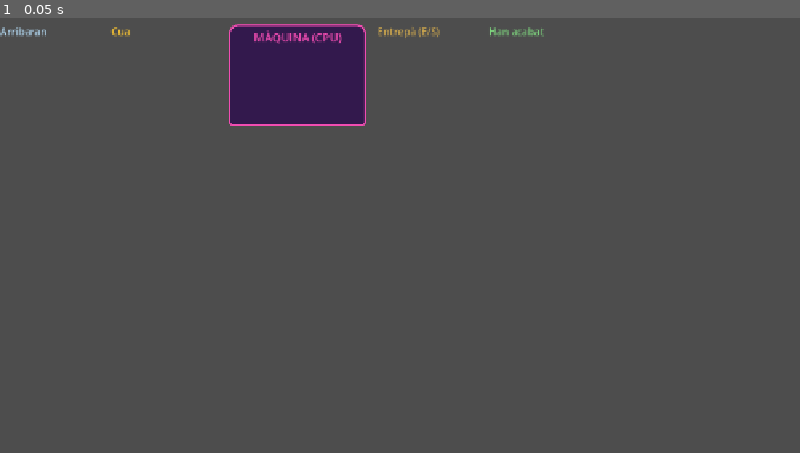
Above: before the commit, frame 1.
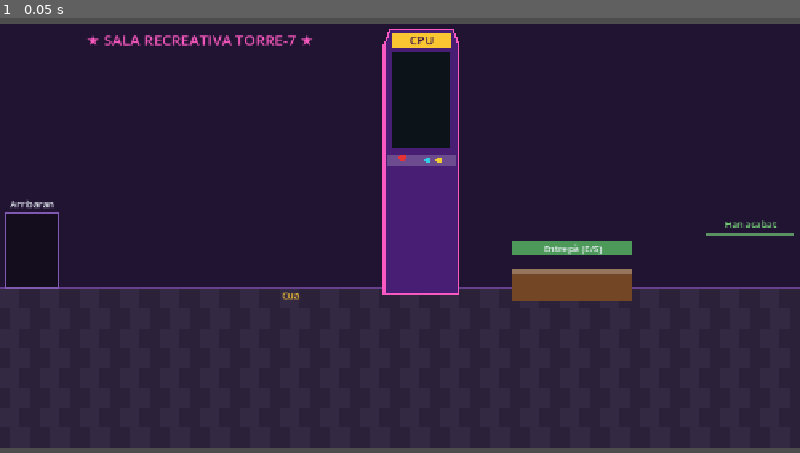
Above: after the commit, the same moment.

Repository: canalenguillem/som-mini-kit
Game: Godot game, scene res://scenes/missions/m4_scheduler/arcade_room.tscn
Same seed, same stepped clock (60 frames per second), same inputs: the game is played once before the commit and once after it. This scene is started directly instead of the project's main scene. Sound files missing from this copy of the repository are replaced by a short silence.
Inputs:
- Up to frame 1 (0.05 s): no input

The runs differ from the first frame. In frame 1, 97% of the frame differs, in the area x 0-100%, y 1-99%.

Commit message:
Sala recreativa con aspecto de salón
Personajes de Kenney (Toon Characters, CC0) que caminan entre la puerta, la cola,
la máquina, la barra de bocadillos (E/S) y la salida. La recreativa, el salón y la
barra se dibujan por código; la pantalla de la máquina muestra el ciclo, la
partida del quantum o «¿Quién juega?». Idea de Guillem.

Co-Authored-By: Claude Opus 5.5 <noreply@anthropic.com>

Diff:
--- a/data/texts/ui.csv
+++ b/data/texts/ui.csv
@@ -184,3 +184,6 @@
 ARCADE_HINT_RR,"En Round Robin entra el primer de la cua. Qui esgota les seves partides va al final, darrere dels que a …(261 unchanged characters)…
 ARCADE_HINT_SJF,Compta les fitxes: entra el que en té menys. I el que juga no s'interromp.,Cuenta las fichas: entra el que tiene menos. Y el que está jugando no se interrumpe.,Count the tokens: the one with the fewest goes in. And whoever is playing isn't interrupted.
 ARCADE_HINT_SRT,"Compara fitxes: si el que arriba en té estrictament menys que les que li queden al que juga, li pren l …(314 unchanged characters)…
+ARCADE_SIGN,★ SALA RECREATIVA TORRE-7 ★,★ SALA RECREATIVA TORRE-7 ★,★ TORRE-7 ARCADE ★
+ARCADE_WHO,Qui juga?,¿Quién juega?,Who plays?
+ARCADE_FREE,Lliure,Libre,Free
--- /dev/null
+++ b/scenes/missions/m4_scheduler/arcade_hall.gd
@@ -0,0 +1,192 @@
+class_name ArcadeHall
+extends Control
+## El salón recreativo dibujado: pared con letrero de neón, suelo de baldosas, puerta (llegan),
+## cola delante de la máquina, la recreativa (la CPU), la barra de bocadillos (E/S) y la salida.
+## ArcadeRoom le pasa el estado de cada ciclo con show_state(); los jugadores caminan solos.
+
+signal player_pressed(index: int)
+
+const CHARACTERS: Array[String] = ["femalePerson", "malePerson", "femaleAdventurer", "maleAdventurer", "robot"]
+const QUEUE_SPACING: float = 74.0
+
+@export var color_wall: Color = Color(0.13, 0.08, 0.2)
+@export var color_floor_a: Color = Color(0.2, 0.16, 0.26)
+@export var color_floor_b: Color = Color(0.17, 0.13, 0.22)
+@export var color_neon: Color = Color(0.98, 0.35, 0.75)
+@export var color_cabinet: Color = Color(0.28, 0.12, 0.45)
+@export var color_screen_off: Color = Color(0.05, 0.08, 0.1)
+@export var color_screen_on: Color = Color(0.1, 0.35, 0.45)
+@export var color_counter: Color = Color(0.45, 0.28, 0.15)
+@export var color_text: Color = Color(0.92, 0.94, 0.97)
+@export var color_label: Color = Color(0.95, 0.75, 0.2)
+
+var players: Array[ArcadePlayer] = []
+var screen_lines: PackedStringArray = []  ## lo que sale en la pantalla de la máquina
+var machine_busy: bool = false
+var _time: float = 0.0
+
+
+func _ready() -> void:
+	custom_minimum_size = Vector2(0, 230)
+	clip_contents = true
+
+
+## Crea un jugador por nombre (Ana, Biel…).
+func setup(labels: PackedStringArray) -> void:
+	for p: ArcadePlayer in players:
+		p.queue_free()
+	players.clear()
+	for i: int in labels.size():
+		var p := ArcadePlayer.new()
+		p.character = CHARACTERS[i % CHARACTERS.size()]
+		p.label = labels[i]
+		p.pressed.connect(func() -> void: player_pressed.emit(i))
+		add_child(p)
+		players.append(p)
+
+
+## state[i] = {zone: "entrance"|"queue"|"machine"|"snack"|"done", slot: int, tokens, patience, tappable}
+func show_state(state: Array, instant: bool = false) -> void:
+	var slots: Dictionary = {}
+	for i: int in mini(state.size(), players.size()):
+		var s: Dictionary = state[i]
+		var p: ArcadePlayer = players[i]
+		var zone: String = str(s.get("zone", "entrance"))
+		var slot: int = int(s.get("slot", 0))
+		p.tokens = int(s.get("tokens", 0))
+		p.patience = float(s.get("patience", 1.0))
+		p.tappable = bool(s.get("tappable", false))
+		p.show_patience = zone == "queue" or zone == "machine" or zone == "snack"
+		p.dimmed = zone == "entrance"
+		p.pose = _pose_for(zone, p.patience)
+		p.walk_to(spot(zone, slot) - Vector2(p.size.x / 2.0, p.size.y), instant)
+		slots[zone] = int(slots.get(zone, 0)) + 1
+	queue_redraw()
+
+
+func _pose_for(zone: String, patience: float) -> String:
+	match zone:
+		"machine":
+			return "back"
+		"snack":
+			return "hold"
+		"done":
+			return "cheer0"
+		"queue":
+			return "think" if patience < 0.35 else "side"
+	return "idle"
+
+
+# --- Geometría del salón (todo relativo al tamaño) ---
+
+func floor_y() -> float:
+	return size.y * 0.62
+
+
+func machine_rect() -> Rect2:
+	var w: float = 120.0
+	var h: float = floor_y() + 10.0 - 8.0  # del techo (con margen) al suelo
+	return Rect2(size.x * 0.48, 8.0, w, h)
+
+
+func counter_rect() -> Rect2:
+	return Rect2(size.x * 0.64, floor_y() - 30.0, size.x * 0.15, 52.0)
+
+
+## Punto de los pies del jugador en una zona.
+func spot(zone: String, slot: int) -> Vector2:
+	var feet_y: float = size.y - 6.0
+	match zone:
+		"entrance":
+			return Vector2(34.0 + slot * 40.0, feet_y - 6.0)
+		"queue":
+			return Vector2(machine_rect().position.x - 40.0 - slot * QUEUE_SPACING, feet_y)
+		"machine":
+			return Vector2(machine_rect().get_center().x, feet_y)
+		"snack":
+			return Vector2(counter_rect().position.x + 40.0 + slot * 56.0, feet_y)
+		"done":
+			return Vector2(size.x - 40.0 - slot * 46.0, feet_y)
+	return Vector2(size.x / 2.0, feet_y)
+
+
+func _process(delta: float) -> void:
+	_time += delta
+	if machine_busy:
+		queue_redraw()
+
+
+func _draw() -> void:
+	var font: Font = get_theme_default_font()
+	var fy: float = floor_y()
+	# Pared y suelo
+	draw_rect(Rect2(0, 0, size.x, fy), color_wall)
+	var tile: float = 32.0
+	var row: int = 0
+	var y: float = fy
+	while y < size.y:
+		var x: float = -tile * (row % 2) / 2.0
+		var col: int = 0
+		while x < size.x:
+			draw_rect(Rect2(x, y, tile, tile), color_floor_a if (col + row) % 2 == 0 else color_floor_b)
+			x += tile
+			col += 1
+		y += tile
+		row += 1
+	draw_line(Vector2(0, fy), Vector2(size.x, fy), Color(0.4, 0.25, 0.55), 3.0)
+	# Letrero de neón
+	_text(font, tr("ARCADE_SIGN"), Vector2(size.x * 0.25, 34.0), 24, color_neon)
+	# Puerta (llegan)
+	var door := Rect2(8.0, fy - 120.0, 86.0, 120.0)
+	draw_rect(door, Color(0.08, 0.05, 0.12))
+	draw_rect(door, Color(0.5, 0.35, 0.7), false, 3.0)
+	_text(font, tr("ARCADE_ENTRANCE"), Vector2(door.get_center().x, door.position.y - 8.0), 15, color_text)
+	# Cola: marcas en el suelo
+	_text(font, tr("GRID_QUEUE"), Vector2(machine_rect().position.x - 150.0, fy + 18.0), 15, color_label)
+	# Máquina recreativa
+	_draw_machine(font)
+	# Barra de bocadillos (E/S)
+	var counter: Rect2 = counter_rect()
+	draw_rect(Rect2(counter.position.x, fy - 74.0, counter.size.x, 22.0), Color(0.3, 0.6, 0.35))
+	_text(font, tr("ARCADE_SNACK"), Vector2(counter.get_center().x, fy - 57.0), 15, color_text)
+	draw_rect(counter, color_counter)
+	draw_rect(Rect2(counter.position, Vector2(counter.size.x, 8.0)), color_counter.lightened(0.25))
+	# Salida (han acabado)
+	_text(font, tr("ARCADE_DONE"), Vector2(size.x - 80.0, fy - 96.0), 15, Color(0.5, 0.9, 0.5))
+	draw_rect(Rect2(size.x - 150.0, fy - 88.0, 140.0, 4.0), Color(0.5, 0.9, 0.5, 0.6))
+
+
+func _draw_machine(font: Font) -> void:
+	var m: Rect2 = machine_rect()
+	# Mueble con la parte de arriba inclinada
+	var body: PackedVector2Array = [
+		m.position + Vector2(10, 0), m.position + Vector2(m.size.x - 10, 0),
+		m.position + Vector2(m.size.x, 26), m.end, Vector2(m.position.x, m.end.y), m.position + Vector2(0, 26)]
+	draw_colored_polygon(body, color_cabinet)
+	draw_polyline(body + PackedVector2Array([body[0]]), color_neon, 3.0)
+	# Rótulo «CPU»
+	var marquee := Rect2(m.position.x + 12, m.position.y + 6, m.size.x - 24, 24)
+	draw_rect(marquee, Color(0.98, 0.78, 0.2))
+	_text(font, "CPU", marquee.get_center() + Vector2(0, 7), 20, Color(0.2, 0.05, 0.3))
+	# Pantalla
+	var screen := Rect2(m.position.x + 14, m.position.y + 38, m.size.x - 28, m.size.y * 0.36)
+	draw_rect(screen, color_screen_on if machine_busy else color_screen_off)
+	if machine_busy:
+		# Un «juego» de bloques que se mueven
+		for k: int in 5:
+			var bx: float = screen.position.x + fmod(_time * (30.0 + k * 11.0) + k * 17.0, screen.size.x - 8.0)
+			var by: float = screen.position.y + 6.0 + k * (screen.size.y - 12.0) / 5.0
+			draw_rect(Rect2(bx, by, 8, 6), Color.from_hsv(fmod(k * 0.21 + _time * 0.1, 1.0), 0.6, 1.0))
+	for k: int in screen_lines.size():
+		_text(font, screen_lines[k], Vector2(screen.get_center().x, screen.position.y + 18.0 + k * 18.0), 14, color_text)
+	# Mandos
+	var panel_y: float = screen.end.y + 10.0
+	draw_rect(Rect2(m.position.x + 6, panel_y, m.size.x - 12, 18), color_cabinet.lightened(0.2))
+	draw_circle(Vector2(m.position.x + 30, panel_y + 5), 6.0, Color(0.9, 0.2, 0.2))
+	draw_circle(Vector2(m.position.x + 70, panel_y + 9), 5.0, Color(0.2, 0.8, 0.9))
+	draw_circle(Vector2(m.position.x + 88, panel_y + 9), 5.0, Color(0.95, 0.8, 0.2))
+
+
+func _text(font: Font, text: String, center: Vector2, fs: int, color: Color) -> void:
+	var w: float = font.get_string_size(text, HORIZONTAL_ALIGNMENT_LEFT, -1, fs).x
+	draw_string(font, Vector2(center.x - w / 2.0, center.y), text, HORIZONTAL_ALIGNMENT_LEFT, -1, fs, color)
--- /dev/null
+++ b/scenes/missions/m4_scheduler/arcade_player.gd
@@ -0,0 +1,121 @@
+class_name ArcadePlayer
+extends Control
+## Un jugador del salón: personaje de Kenney (Toon Characters, CC0), fichas sobre la cabeza,
+## barra de paciencia y nombre. Camina entre zonas con tween; si se puede elegir, brilla y se toca.
+
+signal pressed
+
+const POSE_PATH: String = "res://assets/kenney_toon_characters/%s/%s.png"
+const WALK_FRAMES: int = 8
+
+@export var sprite_scale: float = 0.72
+@export var walk_speed: float = 420.0  ## píxeles por segundo
+@export var color_token: Color = Color(0.98, 0.78, 0.2)
+@export var color_glow: Color = Color(0.98, 0.78, 0.2, 0.55)
+
+var character: String = "femalePerson"
+var label: String = ""
+var tokens: int = 0
+var patience: float = 1.0
+var show_patience: bool = true
+var tappable: bool = false:
+	set(value):
+		tappable = value
+		mouse_filter = Control.MOUSE_FILTER_STOP if value else Control.MOUSE_FILTER_IGNORE
+		mouse_default_cursor_shape = Control.CURSOR_POINTING_HAND if value else Control.CURSOR_ARROW
+		queue_redraw()
+var pose: String = "idle"
+var dimmed: bool = false
+
+var _walking: bool = false
+var _walk_time: float = 0.0
+var _tween: Tween
+var _textures: Dictionary = {}
+
+
+func _init() -> void:
+	size = Vector2(84, 150)
+	custom_minimum_size = size
+	mouse_filter = Control.MOUSE_FILTER_IGNORE
+
+
+func _texture(name: String) -> Texture2D:
+	var key: String = character + "/" + name
+	if not _textures.has(key):
+		var path: String = POSE_PATH % [character, name]
+		_textures[key] = load(path) if ResourceLoader.exists(path) else null
+	return _textures[key]
+
+
+## Lleva al jugador a `target` (esquina superior izquierda). Sin animar si `instant`.
+func walk_to(target: Vector2, instant: bool = false) -> void:
+	if _tween != null:
+		_tween.kill()
+	if instant or not is_inside_tree() or position.distance_to(target) < 2.0:
+		position = target
+		_walking = false
+		queue_redraw()
+		return
+	_walking = true
+	var duration: float = clampf(position.distance_to(target) / walk_speed, 0.15, 0.9)
+	_tween = create_tween()
+	_tween.tween_property(self, "position", target, duration).set_trans(Tween.TRANS_SINE)
+	_tween.finished.connect(func() -> void:
+		_walking = false
+		queue_redraw())
+
+
+func _process(delta: float) -> void:
+	if _walking or tappable:
+		_walk_time += delta
+		queue_redraw()
+
+
+func _gui_input(event: InputEvent) -> void:
+	if tappable and event is InputEventMouseButton:
+		var mb := event as InputEventMouseButton
+		if mb.button_index == MOUSE_BUTTON_LEFT and mb.pressed:
+			pressed.emit()
+			accept_event()
+
+
+func _draw() -> void:
+	var font: Font = get_theme_default_font()
+	var tex: Texture2D = _texture("walk%d" % (int(_walk_time * 12.0) % WALK_FRAMES) if _walking else pose)
+	var feet := Vector2(size.x / 2.0, size.y - 16.0)
+	if tappable:
+		var pulse: float = 0.75 + 0.25 * sin(_walk_time * 6.0)
+		_ellipse(feet, Vector2(36, 9) * pulse + Vector2(4, 1), color_glow)
+	else:
+		_ellipse(feet, Vector2(26, 6), Color(0, 0, 0, 0.3))
+	if tex != null:
+		var s: Vector2 = tex.get_size() * sprite_scale
+		var bob: float = -3.0 * absf(sin(_walk_time * 6.0)) if tappable and not _walking else 0.0
+		var rect := Rect2(feet.x - s.x / 2.0, feet.y - s.y + 4.0 + bob, s.x, s.y)
+		draw_texture_rect(tex, rect, false, Color(1, 1, 1, 0.45 if dimmed else 1.0))
+	# Fichas encima de la cabeza
+	var top: float = size.y - 16.0 - 128.0 * sprite_scale - 2.0
+	var n: int = mini(tokens, 8)
+	for k: int in n:
+		var x: float = feet.x - (n - 1) * 5.0 + k * 10.0
+		draw_circle(Vector2(x, top), 4.0, color_token)
+		draw_circle(Vector2(x, top), 4.0, Color(0.5, 0.35, 0.05), false, 1.0)
+	# Paciencia
+	if show_patience:
+		var bar := Rect2(feet.x - 22.0, top - 13.0, 44.0, 5.0)
+		draw_rect(bar, Color(0, 0, 0, 0.5))
+		var col := Color(1.0 - patience, 0.35 + 0.55 * patience, 0.3)
+		draw_rect(Rect2(bar.position, Vector2(bar.size.x * clampf(patience, 0.0, 1.0), bar.size.y)), col)
+	# Nombre
+	var fs: int = 14
+	var w: float = font.get_string_size(label, HORIZONTAL_ALIGNMENT_LEFT, -1, fs).x
+	draw_string(font, Vector2(feet.x - w / 2.0, size.y - 1.0), label, HORIZONTAL_ALIGNMENT_LEFT, -1, fs,
+			color_token if tappable else Color(0.92, 0.94, 0.97, 0.5 if dimmed else 1.0))
+
+
+func _ellipse(center: Vector2, radius: Vector2, color: Color) -> void:
+	var pts: PackedVector2Array = []
+	for k: int in 24:
+		var a: float = TAU * k / 24.0
+		pts.append(center + Vector2(cos(a) * radius.x, sin(a) * radius.y))
+	draw_colored_polygon(pts, color)
--- a/scenes/missions/m4_scheduler/arcade_room.gd
+++ b/scenes/missions/m4_scheduler/arcade_room.gd
@@ -25,17 +25,10 @@
 var _run_id: int = 0  ## invalida los temporizadores de una fase anterior
 var _inputs: Array[Dictionary] = []
 var _mean_wait: LineEdit
+var _first_draw: bool = true
 
 @onready var _task: Label = $Box/Task
-@onready var _stage: HBoxContainer = $Box/Stage
-@onready var _entrance: VBoxContainer = $Box/Stage/Entrance/List
-@onready var _queue: VBoxContainer = $Box/Stage/Queue/List
-@onready var _machine_slot: VBoxContainer = $Box/Stage/Machine/Box/Slot
-@onready var _clock: Label = $Box/Stage/Machine/Box/Clock
-@onready var _quantum: Label = $Box/Stage/Machine/Box/Quantum
-@onready var _snack_col: VBoxContainer = $Box/Stage/Snack
-@onready var _snack: VBoxContainer = $Box/Stage/Snack/List
-@onready var _done: VBoxContainer = $Box/Stage/Done/List
+@onready var _hall: ArcadeHall = $Box/Hall
 @onready var _grid: GanttGrid = $Box/Grid
 @onready var _table: GridContainer = $Box/Table
 
@@ -57,8 +50,13 @@
 	waiting_decision = false
 	var key: String = "GANTT_TASK_" + Scheduler.ALGORITHM_NAMES[algorithm] + ("_IO" if with_io else "")
 	_task.text = tr(key).format({"q": exercise["quantum"]})
-	_snack_col.visible = with_io
-	_quantum.visible = algorithm == Scheduler.Algorithm.RR
+	var labels: PackedStringArray = []
+	for i: int in solution.names.size():
+		labels.append(_label_of(i))
+	_hall.setup(labels)
+	if not _hall.player_pressed.is_connected(pick):
+		_hall.player_pressed.connect(pick)
+	_first_draw = true
 	var bursts: Array = []
 	var arrivals: PackedInt32Array = []
 	for p: Dictionary in exercise["processes"]:
@@ -72,7 +70,7 @@
 	_grid.editable = false
 	_grid.set_grid(solution.timeline, true)
 	_grid.revealed = 0
-	_stage.visible = true
+	_hall.visible = true
 	_table.visible = false
 	_build_table()
 	check_enabled.emit(phase == Phase.EXAMPLE)
@@ -204,7 +202,8 @@
 	waiting_decision = false
 	_grid.revealed = -1
 	_grid.queue_redraw()
-	_stage.visible = false
+	_hall.visible = false
+	_hall.machine_busy = false
 	_table.visible = true
 	if phase == Phase.EXAMPLE:
 		var ans: Dictionary = ArcadeRound.solution_answer(exercise, _decimal())
@@ -220,47 +219,60 @@
 
 # --- Dibujo del estado ---
 
-## Estado de la sala al empezar el ciclo `cycle`. Si `deciding`, la máquina se ve libre (o con el que
-## juega, en SRT) y los candidatos se pueden tocar.
+## Estado del salón al empezar el ciclo `cycle`. Si `deciding`, la máquina se ve libre (o con el que
+## juega, en SRT, mientras se decide si lo echan) y los candidatos se pueden tocar.
 func _draw_state(deciding: bool) -> void:
-	_clock.text = tr("ARCADE_CYCLE").format({"cycle": cycle})
-	for box: VBoxContainer in [_entrance, _queue, _machine_slot, _snack, _done]:
-		for child: Node in box.get_children():
-			box.remove_child(child)
-			child.queue_free()
 	var c: int = cycle
 	var runner: int = solution.timeline[c - 1] if c <= solution.cycles() else -1
 	var candidates: Array[int] = []
 	if deciding:
 		candidates = solution.candidates(c)
 	var keep_runner: bool = deciding and solution.decided[c - 1] == 2
+	var victim: int = solution.victims[c - 1] if deciding else -1
 	var queue_order: Array[int] = []
-	var victim: int = solution.victims[c - 1] if deciding else -1
 	if deciding and not keep_runner:
-		# Mientras se decide, el que entrará sigue en la cola, en su sitio (orden de llegada a la cola)
 		queue_order = _queue_before_choice(c)
 		if victim >= 0:
-			# SRT: el que jugaba sigue en la máquina mientras se decide si lo expulsa el recién llegado
 			queue_order.erase(victim)
 	else:
 		for i: int in solution.queues[c - 1]:
 			queue_order.append(i)
+	var at_machine: int = -1
+	if (not deciding or keep_runner) and runner >= 0:
+		at_machine = runner
+	if victim >= 0:
+		at_machine = victim
+	var state: Array = []
+	var counters: Dictionary = {"entrance": 0, "snack": 0, "done": 0}
 	for i: int in solution.names.size():
-		var card: Button = _card(i, c, candidates.has(i))
+		var zone: String = "queue"
+		var slot: int = queue_order.find(i)
 		if solution.arrivals[i] > c:
-			_entrance.add_child(card)
+			zone = "entrance"
 		elif solution.finishes[i] > 0 and solution.finishes[i] < c:
-			_done.add_child(card)
+			zone = "done"
 		elif solution.io_cycles[i].has(c):
-			_snack.add_child(card)
-		elif (i == runner and (not deciding or keep_runner)) or i == victim:
-			_machine_slot.add_child(card)
-	for i: int in queue_order:
-		_queue.add_child(_card(i, c, candidates.has(i)))
-	if algorithm == Scheduler.Algorithm.RR and runner >= 0 and not deciding:
-		_quantum.text = tr("ARCADE_QUANTUM").format({"used": _turn_used(c), "q": solution.quantum})
-	else:
-		_quantum.text = ""
+			zone = "snack"
+		elif i == at_machine:
+			zone = "machine"
+			slot = 0
+		if counters.has(zone):
+			slot = int(counters[zone])
+			counters[zone] = slot + 1
+		state.append({"zone": zone, "slot": maxi(slot, 0), "tokens": maxi(_tokens_left(i, c), 0),
+				"patience": clampf(1.0 - _waited(i, c) / PATIENCE_CYCLES, 0.0, 1.0),
+				"tappable": candidates.has(i)})
+	var lines: PackedStringArray = [tr("ARCADE_CYCLE").format({"cycle": c})]
+	if deciding:
+		lines.append(tr("ARCADE_WHO"))
+	elif at_machine < 0:
+		lines.append(tr("ARCADE_FREE"))
+	elif algorithm == Scheduler.Algorithm.RR:
+		lines.append(tr("ARCADE_QUANTUM").format({"used": _turn_used(c), "q": solution.quantum}))
+	_hall.screen_lines = lines
+	_hall.machine_busy = at_machine >= 0 and not deciding
+	_hall.show_state(state, _first_draw)
+	_first_draw = false
 
 
 ## Cola tal como estaba antes de elegir: el elegido estaba en ella. Se respeta el orden del libro
@@ -310,41 +322,6 @@
 
 func _label_of(i: int) -> String:
 	return "%s (%s)" % [ArcadeRound.PLAYER_NAMES[i], solution.names[i]]
-
-
-func _card(i: int, c: int, tappable: bool) -> Button:
-	var b := Button.new()
-	b.auto_translate_mode = Node.AUTO_TRANSLATE_MODE_DISABLED
-	b.custom_minimum_size = Vector2(150, 54)
-	b.add_theme_font_size_override("font_size", 16)
-	var tokens: int = maxi(_tokens_left(i, c), 0)
-	var line2: String = "●".repeat(tokens) if tokens > 0 else "✓"
-	if solution.arrivals[i] > c:
-		line2 = tr("ARCADE_ARRIVES").format({"cycle": solution.arrivals[i]})
-	b.text = "%s\n%s" % [_label_of(i), line2]
-	b.disabled = not tappable
-	b.add_theme_color_override("font_disabled_color", Color(0.92, 0.94, 0.97))
-	if tappable:
-		b.pressed.connect(pick.bind(i))
-		b.add_theme_color_override("font_color", Color(0.95, 0.75, 0.2))
-		var glow := StyleBoxFlat.new()
-		glow.bg_color = Color(0.25, 0.22, 0.12)
-		glow.set_border_width_all(2)
-		glow.border_color = Color(0.95, 0.75, 0.2)
-		glow.set_corner_radius_all(6)
-		b.add_theme_stylebox_override("normal", glow)
-	var patience := ProgressBar.new()
-	patience.show_percentage = false
-	patience.custom_minimum_size = Vector2(0, 5)
-	patience.set_anchors_and_offsets_preset(Control.PRESET_BOTTOM_WIDE)
-	patience.offset_top = -6
-	patience.max_value = 1.0
-	patience.value = clampf(1.0 - _waited(i, c) / PATIENCE_CYCLES, 0.0, 1.0)
-	patience.modulate = Color(1.0 - patience.value, 0.4 + 0.5 * patience.value, 0.3)
-	patience.mouse_filter = Control.MOUSE_FILTER_IGNORE
-	patience.visible = solution.arrivals[i] <= c and (solution.finishes[i] == 0 or solution.finishes[i] >= c)
-	b.add_child(patience)
-	return b
 
 
 # --- Tabla del final ---
--- a/scenes/missions/m4_scheduler/arcade_room.tscn
+++ b/scenes/missions/m4_scheduler/arcade_room.tscn
@@ -2,22 +2,7 @@
 
 [ext_resource type="Script" path="res://scenes/missions/m4_scheduler/arcade_room.gd" id="1"]
 [ext_resource type="Script" path="res://scenes/missions/m4_scheduler/gantt_grid.gd" id="2"]
-
-[sub_resource type="StyleBoxFlat" id="StyleBoxFlat_machine"]
-content_margin_left = 12.0
-content_margin_top = 8.0
-content_margin_right = 12.0
-content_margin_bottom = 8.0
-bg_color = Color(0.2, 0.1, 0.3, 1)
-border_width_left = 3
-border_width_top = 3
-border_width_right = 3
-border_width_bottom = 3
-border_color = Color(0.95, 0.3, 0.7, 1)
-corner_radius_top_left = 14
-corner_radius_top_right = 14
-corner_radius_bottom_right = 6
-corner_radius_bottom_left = 6
+[ext_resource type="Script" path="res://scenes/missions/m4_scheduler/arcade_hall.gd" id="3"]
 
 [node name="ArcadeRoom" type="Control"]
 layout_mode = 3
@@ -43,99 +28,11 @@
 theme_override_font_sizes/font_size = 20
 autowrap_mode = 3
 
-[node name="Stage" type="HBoxContainer" parent="Box"]
+[node name="Hall" type="Control" parent="Box"]
+custom_minimum_size = Vector2(0, 230)
 layout_mode = 2
 size_flags_vertical = 3
-theme_override_constants/separation = 18
-
-[node name="Entrance" type="VBoxContainer" parent="Box/Stage"]
-custom_minimum_size = Vector2(160, 0)
-layout_mode = 2
-
-[node name="Title" type="Label" parent="Box/Stage/Entrance"]
-layout_mode = 2
-theme_override_colors/font_color = Color(0.7, 0.85, 0.95, 1)
-theme_override_font_sizes/font_size = 16
-text = "ARCADE_ENTRANCE"
-
-[node name="List" type="VBoxContainer" parent="Box/Stage/Entrance"]
-layout_mode = 2
-theme_override_constants/separation = 4
-
-[node name="Queue" type="VBoxContainer" parent="Box/Stage"]
-custom_minimum_size = Vector2(170, 0)
-layout_mode = 2
-
-[node name="Title" type="Label" parent="Box/Stage/Queue"]
-layout_mode = 2
-theme_override_colors/font_color = Color(0.95, 0.75, 0.2, 1)
-theme_override_font_sizes/font_size = 16
-text = "GRID_QUEUE"
-
-[node name="List" type="VBoxContainer" parent="Box/Stage/Queue"]
-layout_mode = 2
-theme_override_constants/separation = 4
-
-[node name="Machine" type="PanelContainer" parent="Box/Stage"]
-custom_minimum_size = Vector2(220, 0)
-layout_mode = 2
-size_flags_vertical = 0
-theme_override_styles/panel = SubResource("StyleBoxFlat_machine")
-
-[node name="Box" type="VBoxContainer" parent="Box/Stage/Machine"]
-layout_mode = 2
-theme_override_constants/separation = 6
-
-[node name="Title" type="Label" parent="Box/Stage/Machine/Box"]
-layout_mode = 2
-theme_override_colors/font_color = Color(0.95, 0.3, 0.7, 1)
-theme_override_font_sizes/font_size = 18
-text = "ARCADE_MACHINE"
-horizontal_alignment = 1
-
-[node name="Clock" type="Label" parent="Box/Stage/Machine/Box"]
-layout_mode = 2
-auto_translate_mode = 2
-theme_override_font_sizes/font_size = 16
-horizontal_alignment = 1
-
-[node name="Slot" type="VBoxContainer" parent="Box/Stage/Machine/Box"]
-custom_minimum_size = Vector2(0, 58)
-layout_mode = 2
-
-[node name="Quantum" type="Label" parent="Box/Stage/Machine/Box"]
-layout_mode = 2
-auto_translate_mode = 2
-theme_override_font_sizes/font_size = 15
-horizontal_alignment = 1
-
-[node name="Snack" type="VBoxContainer" parent="Box/Stage"]
-custom_minimum_size = Vector2(160, 0)
-layout_mode = 2
-
-[node name="Title" type="Label" parent="Box/Stage/Snack"]
-layout_mode = 2
-theme_override_colors/font_color = Color(0.8, 0.65, 0.3, 1)
-theme_override_font_sizes/font_size = 16
-text = "ARCADE_SNACK"
-
-[node name="List" type="VBoxContainer" parent="Box/Stage/Snack"]
-layout_mode = 2
-theme_override_constants/separation = 4
-
-[node name="Done" type="VBoxContainer" parent="Box/Stage"]
-custom_minimum_size = Vector2(160, 0)
-layout_mode = 2
-
-[node name="Title" type="Label" parent="Box/Stage/Done"]
-layout_mode = 2
-theme_override_colors/font_color = Color(0.5, 0.85, 0.5, 1)
-theme_override_font_sizes/font_size = 16
-text = "ARCADE_DONE"
-
-[node name="List" type="VBoxContainer" parent="Box/Stage/Done"]
-layout_mode = 2
-theme_override_constants/separation = 4
+script = ExtResource("3")
 
 [node name="Table" type="GridContainer" parent="Box"]
 visible = false
Not shown, added: assets/kenney_toon_characters/License.txt
Binary file added: assets/kenney_toon_characters/femaleAdventurer/back.png
Not shown, added: assets/kenney_toon_characters/femaleAdventurer/back.png.import
Binary file added: assets/kenney_toon_characters/femaleAdventurer/cheer0.png
Not shown, added: assets/kenney_toon_characters/femaleAdventurer/cheer0.png.import
Binary file added: assets/kenney_toon_characters/femaleAdventurer/cheer1.png
Not shown, added: assets/kenney_toon_characters/femaleAdventurer/cheer1.png.import
Binary file added: assets/kenney_toon_characters/femaleAdventurer/hold.png
Not shown, added: assets/kenney_toon_characters/femaleAdventurer/hold.png.import
Binary file added: assets/kenney_toon_characters/femaleAdventurer/idle.png
Not shown, added: assets/kenney_toon_characters/femaleAdventurer/idle.png.import
Binary file added: assets/kenney_toon_characters/femaleAdventurer/interact.png
(and 185 more such lines)
